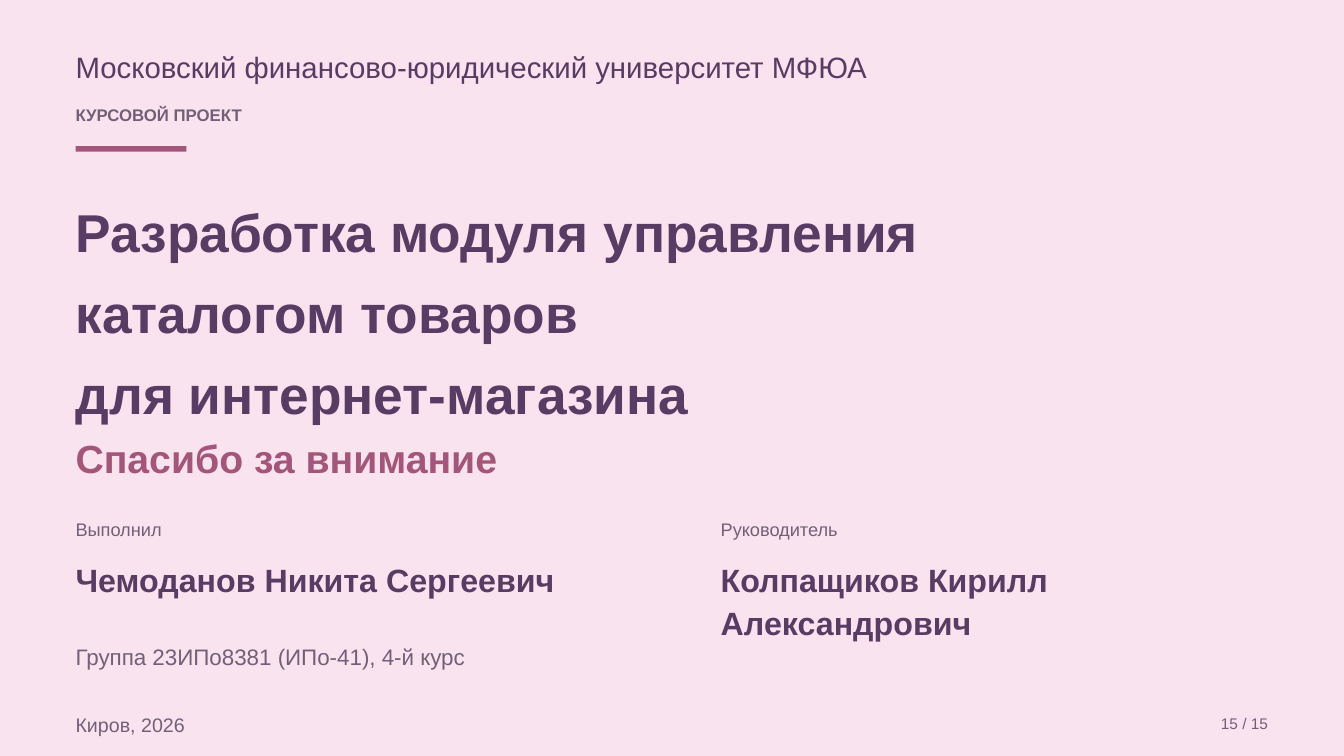
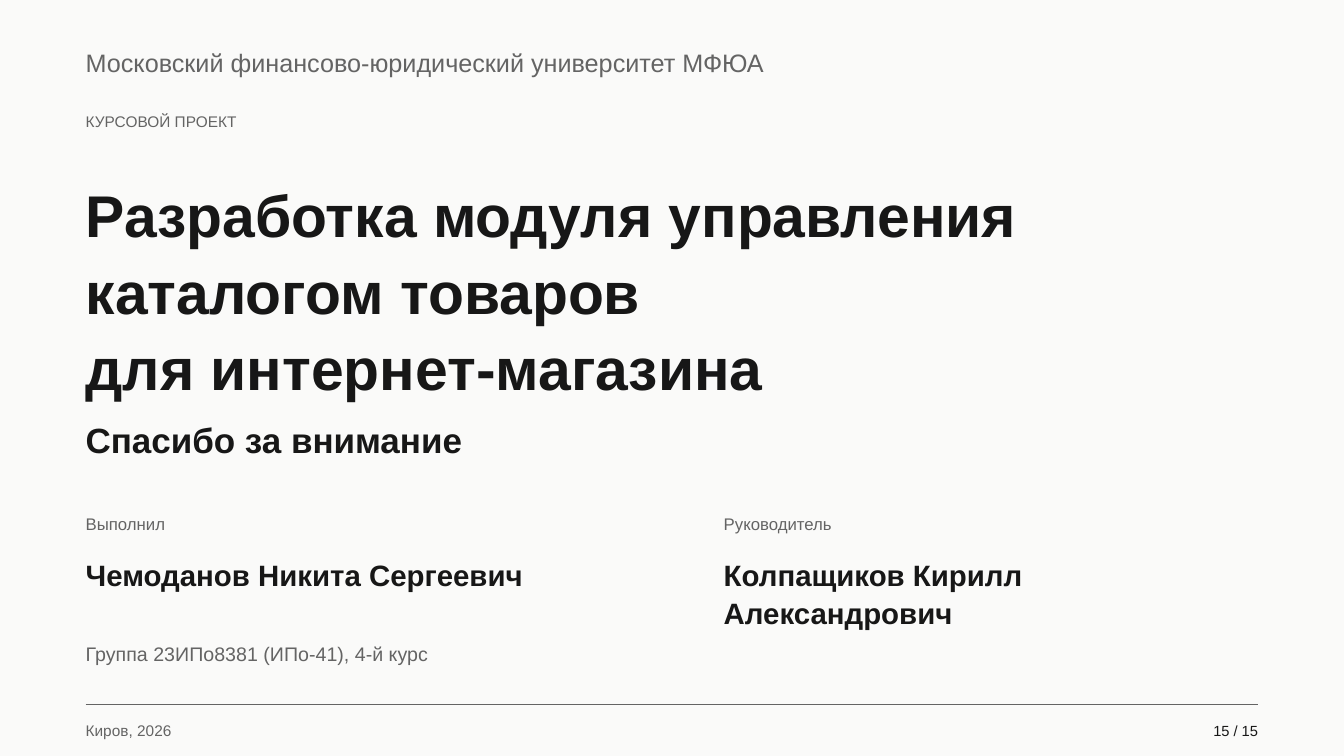
Before and after one commit to Koryza/kyyyyyrsach, a slide deck: slide 15 of docs/defense/catalog_defense.pptx. Drawn at 1344x756 pixels with LibreOffice and Linux fonts; fonts in the diff are those of the drawing. Boxes give left, top, right and bottom in pixels: in the first picture for what was removed or moved away, otherwise in the second. Text is boxed around its words. In the diff, an @@ line names an element or a change of style, - is before the commit and + after.

```diff
--- a/docs/defense/catalog_defense.pptx
+++ b/docs/defense/catalog_defense.pptx
@@ background #FFF8FC to #FAFAF9 @@
@@ rectangle removed at (0,0,1344,756) @@
@@ text "Московский финансово-юридический университет МФЮА": place and size @@
-text "Московский финансово-юридический университет МФЮА" at (76,56,867,84)
+text "Московский финансово-юридический университет МФЮА" at (86,53,763,77)
@@ text "Московский финансово-юридический университет МФЮА" at (86,53,763,77): size 21 to 18 pt, text colour #583C64 to #646464; line spacing 1.12 to 1.08; less space between paragraphs @@
@@ text "КУРСОВОЙ ПРОЕКТ": place and size @@
-text "КУРСОВОЙ ПРОЕКТ" at (76,108,242,121)
+text "КУРСОВОЙ ПРОЕКТ" at (86,115,237,127)
@@ text "КУРСОВОЙ ПРОЕКТ" at (86,115,237,127): size 12 to 11 pt, text colour #726078 to #646464, bold off; line spacing 1.12 to 1.08; less space between paragraphs @@
@@ rectangle removed at (76,146,187,152) @@
@@ text "Разработка модуля управления": place and size @@
-text "Разработка модуля управления" at (76,213,917,425)
+text "Разработка модуля управления" at (86,194,1016,401)
@@ text "Разработка модуля управления" at (86,194,1016,401): size 38 to 42 pt, text colour #583C64 to #171717; line spacing 1.12 to 1.08; less space between paragraphs @@
@@ text "Спасибо за внимание": place and size @@
-text "Спасибо за внимание" at (76,444,497,474)
+text "Спасибо за внимание" at (86,427,462,454)
@@ text "Спасибо за внимание" at (86,427,462,454): size 28 to 25 pt, text colour #A3567A to #171717; line spacing 1.12 to 1.08; less space between paragraphs @@
@@ text "Выполнил" at (86,518,166,530): size 13 to 12 pt, text colour #726078 to #646464; line spacing 1.12 to 1.08; less space between paragraphs @@
@@ text "Выполнил": place and size @@
-text "Выполнил" at (76,523,162,536)
+text "Выполнил" at (86,518,166,530)
@@ text "Руководитель" at (724,518,832,534): size 13 to 12 pt, text colour #726078 to #646464; line spacing 1.12 to 1.08; less space between paragraphs @@
@@ text "Чемоданов Никита Сергеевич" at (86,565,523,592): size 23 to 21 pt, text colour #583C64 to #171717; line spacing 1.12 to 1.08; less space between paragraphs @@
@@ text "Чемоданов Никита Сергеевич": place and size @@
-text "Чемоданов Никита Сергеевич" at (76,569,554,598)
+text "Чемоданов Никита Сергеевич" at (86,565,523,592)
@@ text "Колпащиков Кирилл Александрович" at (724,565,1022,630): size 23 to 21 pt, text colour #583C64 to #171717; line spacing 1.12 to 1.08; less space between paragraphs @@
@@ text "Группа 23ИПо8381 (ИПо-41), 4-й курс": place and size @@
-text "Группа 23ИПо8381 (ИПо-41), 4-й курс" at (76,648,465,670)
+text "Группа 23ИПо8381 (ИПо-41), 4-й курс" at (86,646,428,665)
@@ text "Группа 23ИПо8381 (ИПо-41), 4-й курс" at (86,646,428,665): size 16 to 14 pt, text colour #726078 to #646464; line spacing 1.12 to 1.08; less space between paragraphs @@
@@ line added from (86, 705) to (1258, 705), #646464 0.7 pt @@
@@ text "Киров, 2026": place and size @@
-text "Киров, 2026" at (76,718,185,736)
+text "Киров, 2026" at (86,725,171,739)
@@ text "Киров, 2026" at (86,725,171,739): size 14 to 11 pt, text colour #726078 to #646464; line spacing 1.12 to 1.08; less space between paragraphs @@
@@ text "15 / 15": place and size @@
-text "15 / 15" at (1221,718,1268,729)
+text "15 / 15" at (1213,726,1258,736)
@@ text "15 / 15" at (1213,726,1258,736): size 11 to 10.5 pt, text colour #726078 to #171717; line spacing 1.12 to 1.08; less space between paragraphs @@
```
Also in this commit, not shown: 14 other slides changed, 9 other files.
